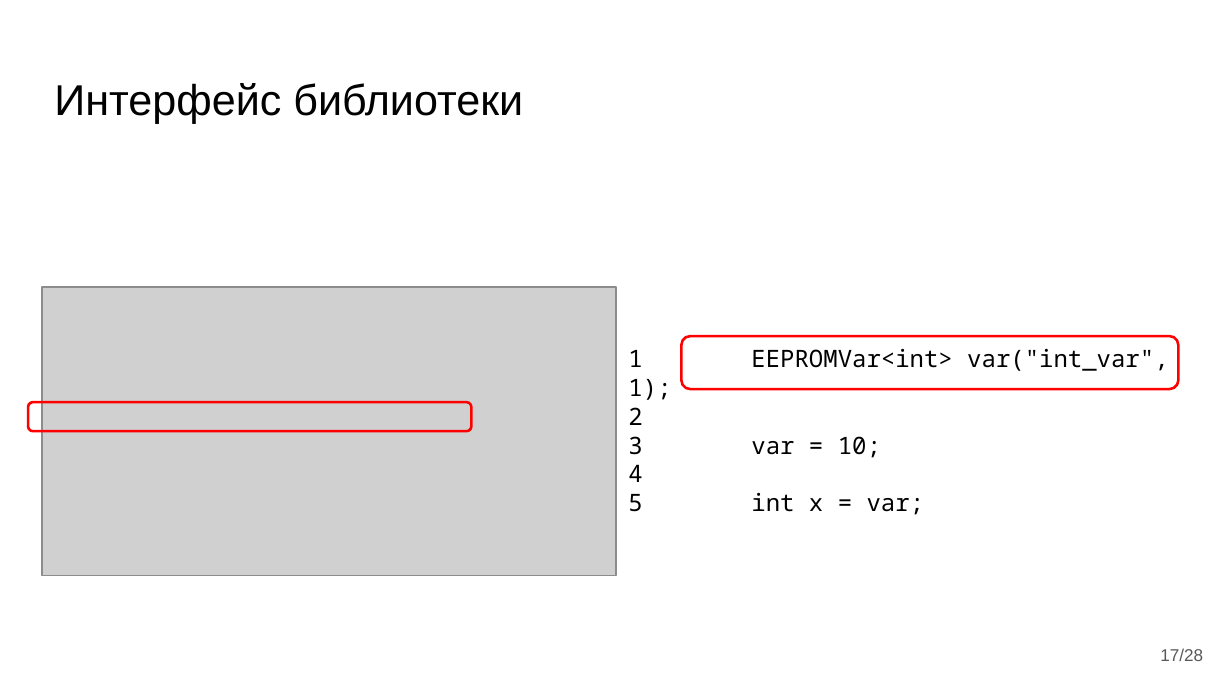
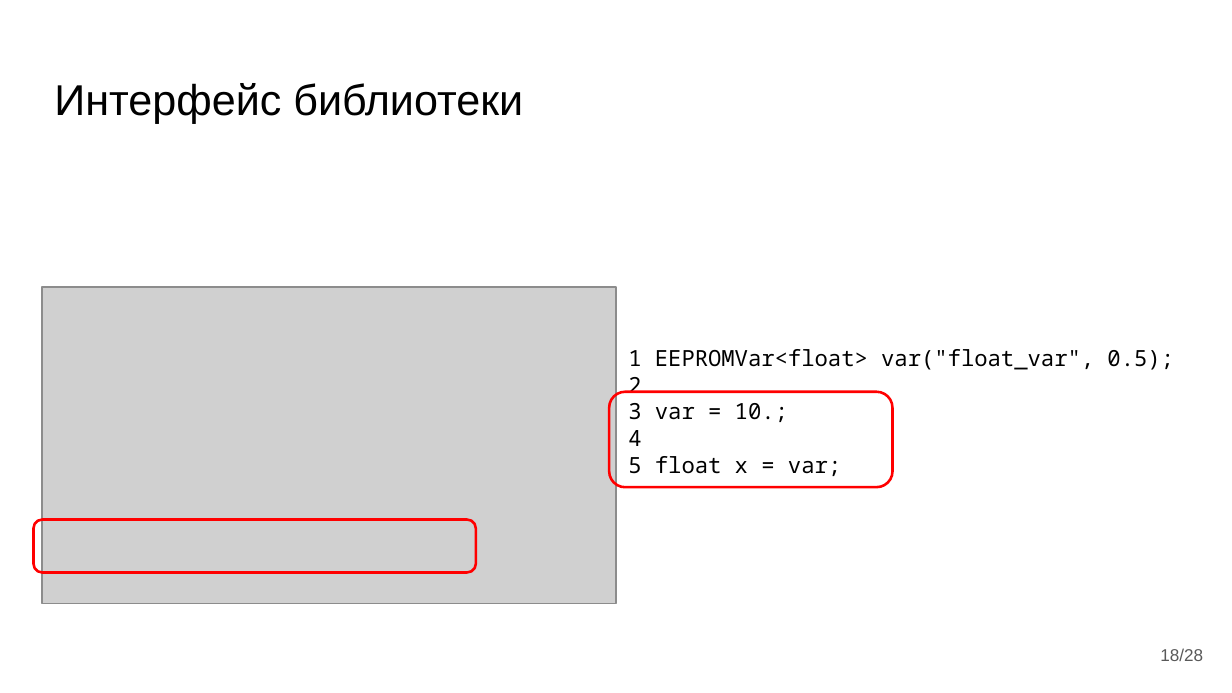
Before and after one commit to almiluk/bachelor_thesis, a slide deck: slide 18 of presentation/ВКР Лукьянов.pptx (slide 17 before the commit). Drawn at 1232x693 pixels with LibreOffice and Linux fonts; fonts in the diff are those of the drawing; grey boxes stand for pictures. Boxes give left, top, right and bottom in pixels: in the first picture for what was removed or moved away, otherwise in the second. Text is boxed around its words. In the diff, an @@ line names an element or a change of style, - is before the commit and + after.

```diff
--- a/presentation/ВКР Лукьянов.pptx
+++ b/presentation/ВКР Лукьянов.pptx
@@ picture: place and size @@
-picture at (42, 287, 616, 575)
+picture at (42, 287, 616, 604)
@@ text at (628, 349, 1174, 370): text changed; size 14 to 13 pt @@
-1 EEPROMVar<int> var("int_var", 1);
+1 EEPROMVar<float> var("float_var", 0.5);
@@ rounded rectangle removed at (681, 336, 1178, 389) @@
@@ text at (628, 377, 641, 446): size 14 to 13 pt in "2", "4" @@
@@ rounded rectangle added at (609, 392, 892, 487), outline #FF0000 1.5 pt @@
@@ text at (628, 403, 788, 422): text changed; size 14 to 13 pt @@
-3 var = 10;
+3 var = 10.;
@@ text at (628, 456, 841, 476): text changed; size 14 to 13 pt @@
-5 int x = var;
+5 float x = var;
@@ rounded rectangle: place and size @@
-rounded rectangle at (28, 402, 472, 431)
+rounded rectangle at (33, 520, 476, 573)
@@ page number at (1160, 648, 1203, 661): text changed @@
-17/28
+18/28
```
Also in this commit, not shown: 14 other slides changed, 2 slides added, 1 other file.
